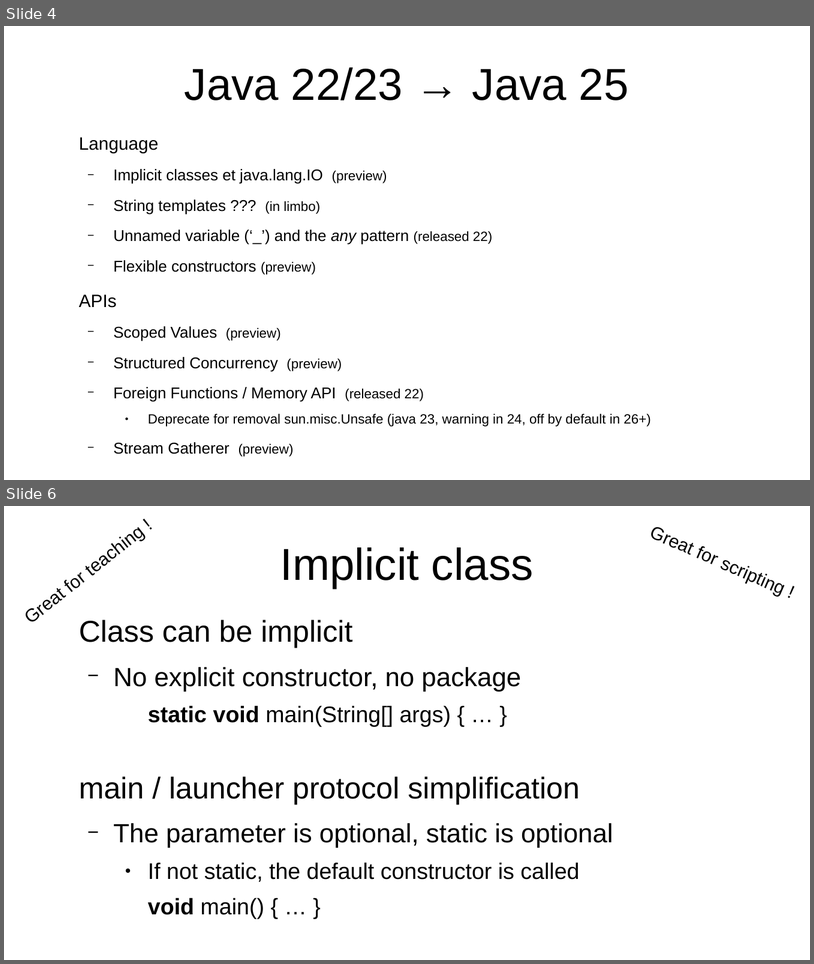
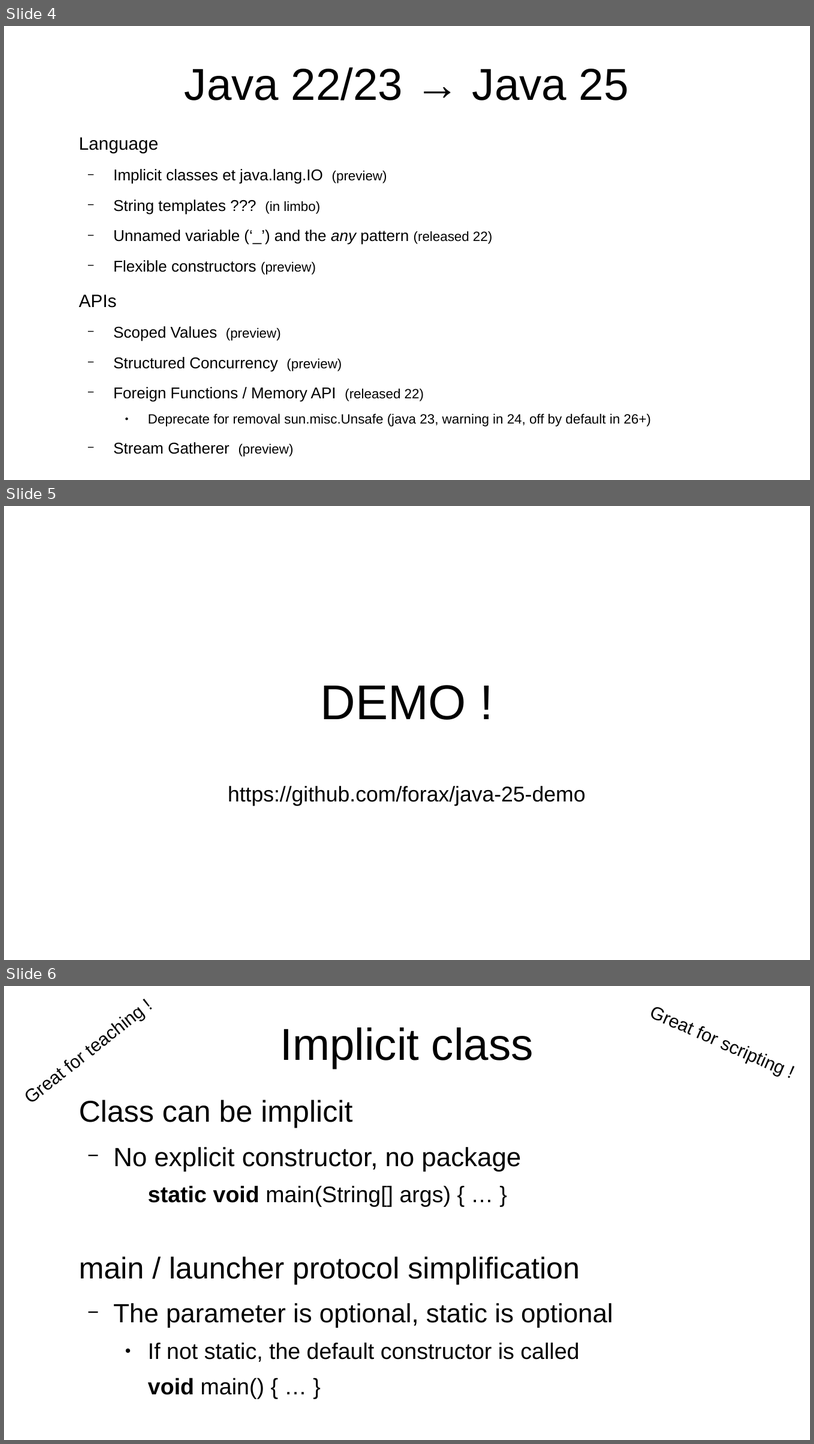
Before and after one commit to forax/java-25-demo, a slide deck: java-25.odp. Shown one above the other, each under a label of ours: slides 4 and 6 before the commit, slides 4, 5 and 6 after it; the slides between them are not shown. The pictures are 814x964 and 814x1444 pixels, drawn with LibreOffice and Linux fonts; fonts in the diff are those of the drawing. Boxes give left, top, right and bottom in pixels: in the first picture for what was removed or moved away, otherwise in the second. Text is boxed around its words. In the diff, an @@ line names an element or a change of style, - is before the commit and + after.

```diff
--- a/java-25.odp
+++ b/java-25.odp
@@ slide 5 added at [4,506,810,960], background #FFFFFF @@
@@ subtitle added at [320,685,467,720], 48 pt, text #000000 @@
+DEMO !
@@ text added at [228,786,586,805], 21 pt, text #000000 @@
+https://github.com/forax/java-25-demo
```
Also in this commit, not shown: 1 slide changed, 1 slide removed, 1 other file.
